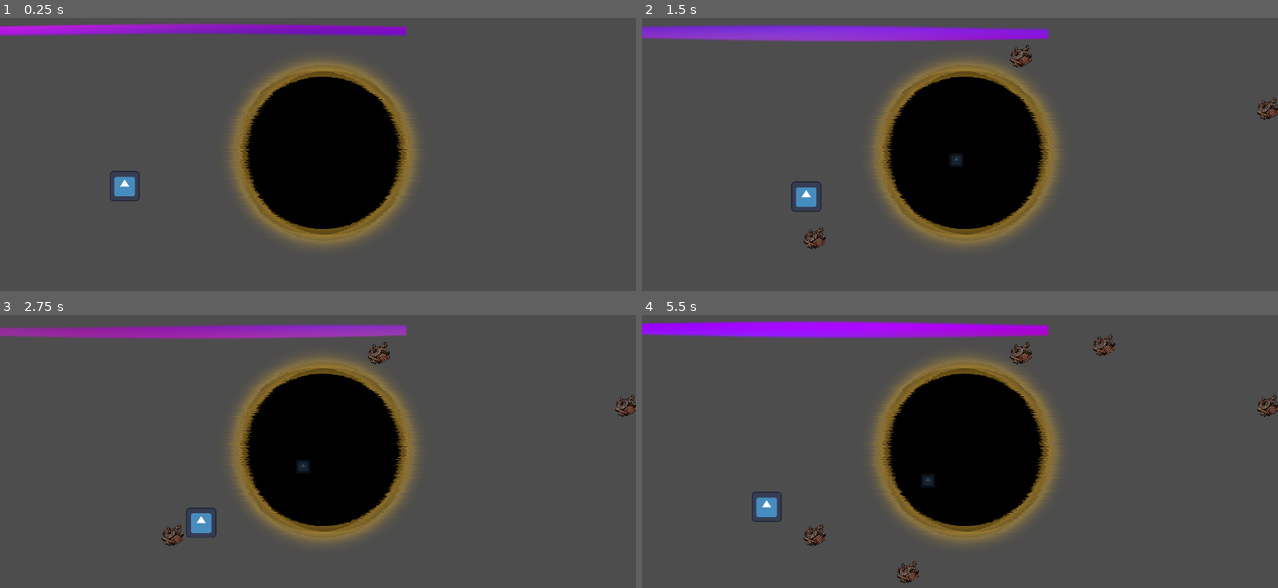
Above: before the commit, frames 1-4 (two rows, left to right).
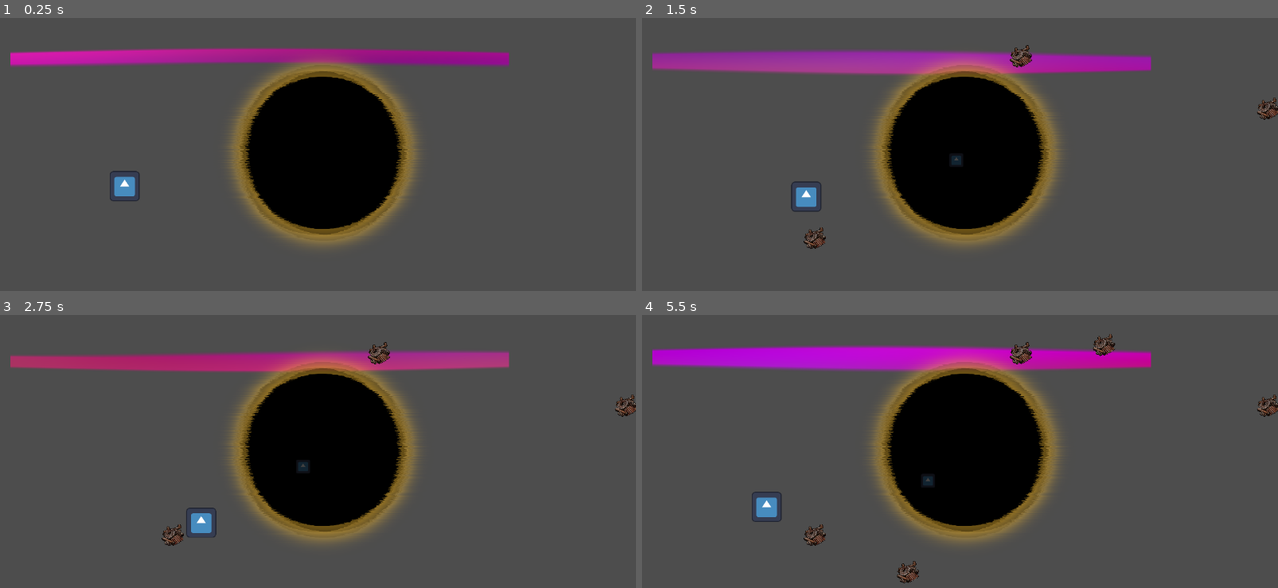
Above: after the commit, the same moments.

Repository: jkostello/Godot-Wild-Jam-69
Game: Godot game, scene res://test_2n.tscn
The game is run twice, just before and just after one commit, with the same random seed, the same clock (stepped at 60 frames per second) and the same inputs. This scene is started directly instead of the project's main scene. The engine's default icon, where the game draws it, is replaced by a stand-in: a white triangle on a blue panel in a dark square.
Inputs (mouse positions are in pixels of both pictures, inside the frame that each line leads up to):
- Up to frame 1 (0.25 s): no input
- Up to frame 2 (1.5 s): tap Enter at 0.5 s; move the mouse to (1099, 168) at 0.52 s; hold D (right) 0.53-1.28 s; hold Space (deselect) 0.53-1.28 s; click (1099, 168) at 0.67 s; move the mouse to (832, 203) at 1.27 s; hold S (down) from 1.28 s (still down); tap 1 (select_structure_1) at 1.35 s
- Up to frame 3 (2.75 s): move the mouse to (381, 402) at 2.02 s; release S (down) at 2.03 s; hold D (right) from 2.03 s (still down); tap 2 (select_structure_2) at 2.1 s
- Up to frame 4 (5.5 s): move the mouse to (928, 552) at 2.77 s; release D (right) at 2.78 s; hold W (up) 2.78-3.53 s; tap 3 (select_structure_3) at 2.85 s; click (928, 552) at 2.92 s; move the mouse to (1150, 536) at 3.52 s; hold R 3.53-4.28 s; hold A (left) 3.53-5.03 s; move the mouse to (769, 426) at 4.27 s; tap 0 at 4.35 s; move the mouse to (991, 481) at 5.02 s; hold S (down) from 5.03 s (still down); hold Space (deselect) from 5.03 s (still down); click (991, 481) at 5.17 s

The runs differ from the first frame. In frame 1, 6.7% of the frame differs, in the area x 0-81%, y 2-18%; in frame 2, 9.3%; in frame 3, 7.7%; in frame 4, 9.7%, in the area x 0-81%, y 2-21%.

Commit message:
Add slide between two colors for laser
Add the option to define two colors for the laser to move between based on a provided float [0,1]

Diff:
--- a/laser.gdshader
+++ b/laser.gdshader
@@ -4,7 +4,9 @@
 #define IS(x,y,z) (1.0 - smoothstep(x,y,z))
 
 uniform vec2 resolution = vec2(600.0, 400.0);
-uniform vec3 line_color: source_color = vec3(0.58, 0.12, 0.78);
+uniform vec3 line_primary_color: source_color = vec3(0.58, 0.12, 0.78);
+uniform vec3 line_secondary_color: source_color = vec3(0.78,0.12,0.35);
+uniform float distance_from_secondary_color: hint_range(0.0, 1.0, 0.01) = 0.5;
 uniform float line_thickness: hint_range(0.01, 1.0, 0.01) = 0.14;
 uniform float color_change_speed: hint_range(0.1, 2.5, 0.1) = 0.5;
 uniform float color_change_amplitude: hint_range(0.1, 3.0, 0.01) = 0.5;
@@ -39,9 +41,15 @@
 void fragment() {
 	// Called for every pixel the material is visible on.
 	vec2 uv = UV - 0.5;
-	float color_offset = mod(TIME*color_change_speed, 100.);
-	vec3 color = line_color +
-			vec3(noise(uv+color_offset), noise(uv+color_offset+1.), noise(uv+color_offset+2.))*color_change_amplitude;
+	float color_warp_offset = mod(TIME*color_change_speed, 100.);
+	vec3 color_difference = line_secondary_color - line_primary_color;
+
+	vec3 color_warp = vec3(	noise(uv+color_warp_offset),
+							noise(uv+color_warp_offset+1.),
+							noise(uv+color_warp_offset+2.)) * color_change_amplitude;
+
+	vec3 color = line_primary_color + (color_difference * distance_from_secondary_color) + color_warp;
+
 	float visibility = 0.0;
 	for (int i = 0; i < iterations; i += 1) {
 		visibility += visibility_of_point(uv, wave_frequency, float(i) * 3.0 / float(iterations), wave_amplitude);
--- a/test_2n.tscn
+++ b/test_2n.tscn
@@ -12,7 +12,9 @@
 [sub_resource type="ShaderMaterial" id="ShaderMaterial_pcs32"]
 shader = ExtResource("3_i0eca")
 shader_parameter/resolution = Vector2(600, 400)
-shader_parameter/line_color = Color(0.58, 0.12, 0.78, 1)
+shader_parameter/line_primary_color = Color(0.58, 0.12, 0.78, 1)
+shader_parameter/line_secondary_color = Color(0.78, 0.12, 0.35, 1)
+shader_parameter/distance_from_secondary_color = 0.5
 shader_parameter/line_thickness = 0.14
 shader_parameter/color_change_speed = 0.5
 shader_parameter/color_change_amplitude = 0.5
@@ -41,7 +43,9 @@
 
 [node name="ColorRect" type="ColorRect" parent="."]
 material = SubResource("ShaderMaterial_pcs32")
-offset_left = -1460.0
-offset_top = -577.0
-offset_right = 354.0
-offset_bottom = -448.0
+offset_left = -1333.0
+offset_top = -486.0
+offset_right = 792.0
+offset_bottom = -293.0
+
+[node name="Line2D" type="Line2D" parent="."]
